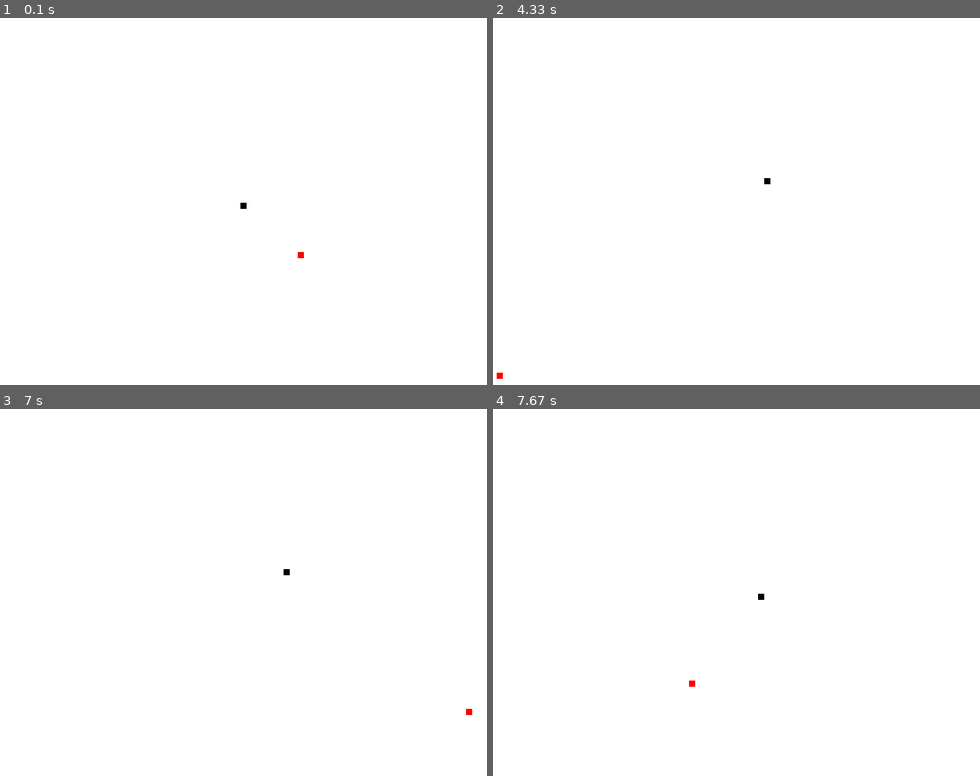
Above: before the commit, frames 1-4 (two rows, left to right).
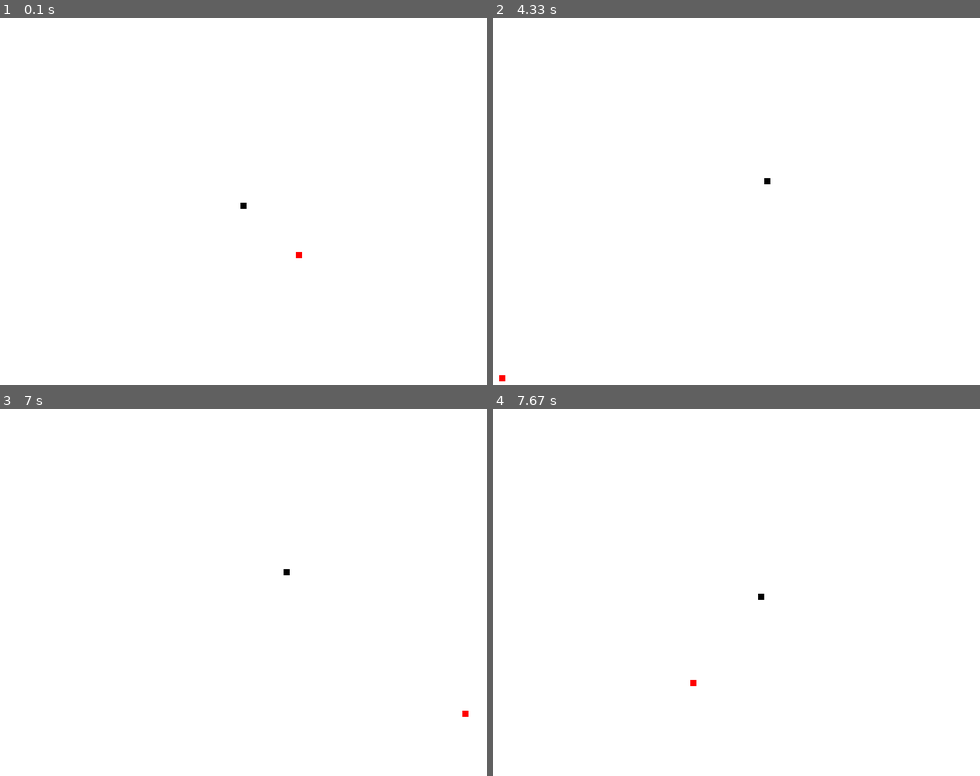
Above: after the commit, the same moments.

Repository: jesusvita/PythonPractice
Game: pygame game, started from pygamePractice.py
Two runs of this game, one before a commit and one after it. Both use one fixed random seed, a clock stepped at 60 frames per second and the inputs below.
Inputs:
- Up to frame 1 (0.1 s): no input
- Up to frame 2 (4.33 s): tap X at 0.33, 0.73, 1.23, 1.57, 2.07, 2.37, 2.63, 2.97, 3.4, 3.8, 4.1 s; hold Right 0.67-1.13 s; hold Up 1.17-1.47 s; hold Right 1.5-1.97 s; hold Left 2-2.53 s; hold Down 2.57-2.87 s; hold Left 2.9-3.3 s; hold Up 3.33-3.7 s; hold Right from 3.73 s (still down)
- Up to frame 3 (7 s): release Right at 4.37 s; hold Down 4.4-4.77 s; tap X at 4.47, 4.87, 5.37, 5.87, 6.2, 6.7 s; hold Left 4.8-5.27 s; hold Right 5.3-5.77 s; hold Up 5.8-6.1 s; hold Right 6.13-6.6 s; hold Left from 6.63 s (still down)
- Up to frame 4 (7.67 s): tap X at 7, 7.27, 7.6 s; release Left at 7.17 s; hold Down 7.2-7.5 s; hold Left from 7.53 s (still down)

The runs differ from the first frame. In frame 1, less than 0.1% of the frame differs, in the area x 60-63%, y 63-66%; in frame 2, less than 0.1%; in frame 3, less than 0.1%, in the area x 94-97%, y 81-84%; in frame 4, less than 0.1%.

Commit message:
Apple will now move when touched by the snake

Diff:
--- a/pygamePractice.py
+++ b/pygamePractice.py
@@ -48,8 +48,8 @@
     lead_x_change = 0
     lead_y_change = 0
 
-    appleWidth = random.randint(0, display_width)
-    appleHeight = random.randint(0 , display_height)
+    appleWidth = round(random.randrange(0, display_width)/ 10.0) * 10.0
+    appleHeight = round(random.randrange(0 , display_height)/ 10.0) * 10.0
 
 
     while not gameExit:
@@ -90,17 +90,15 @@
                     lead_y_change = 10
                     lead_x_change = 0
                 elif event.key == pygame.K_x:
-                    appleWidth = random.randint(0, display_width)
-                    appleHeight = random.randint(0, display_height)
+                    appleWidth = round(random.randrange(0, display_width)/ 10.0) * 10.0
+                    appleHeight = round(random.randrange(0 , display_height)/ 10.0) * 10.0
 
 
 
             # Condition to end game
             if lead_x >= display_width or lead_x < 10 or lead_y >= display_height or lead_y < 10:
                 gameOver = True
-            elif lead_x == appleWidth + block_size:
-                appleWidth = random.randint(0, display_width)
-                appleHeight = random.randint(0, display_height)
+
 
 
 
@@ -112,11 +110,13 @@
         gameDisplay.fill(white)
 
         # draw a box
+        pygame.draw.rect(gameDisplay, red, [appleWidth, appleHeight, apple, apple])
         pygame.draw.rect(gameDisplay, black, [lead_x, lead_y, block_size, block_size])
-        pygame.draw.rect(gameDisplay, red, [appleWidth, appleHeight, apple, apple])
+        pygame.display.update()
 
-
-        pygame.display.update()
+        if lead_x == appleWidth and lead_y == appleHeight:
+            appleWidth = round(random.randrange(0, display_width)/ 10.0) * 10.0
+            appleHeight = round(random.randrange(0 , display_height)/ 10.0) * 10.0
 
         clock.tick(FPS)
 
